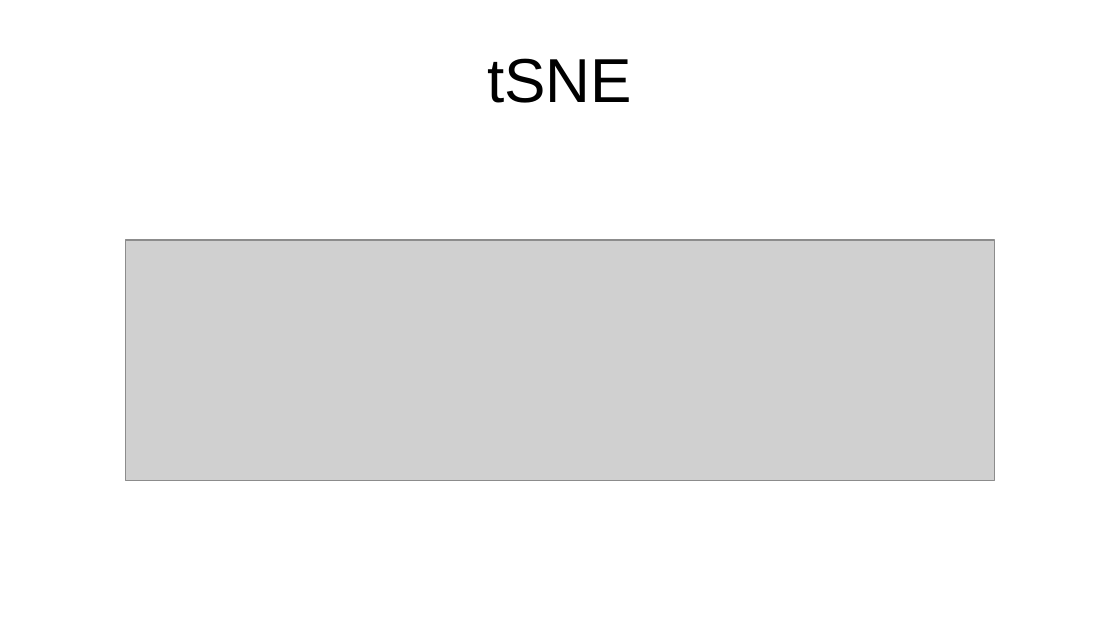
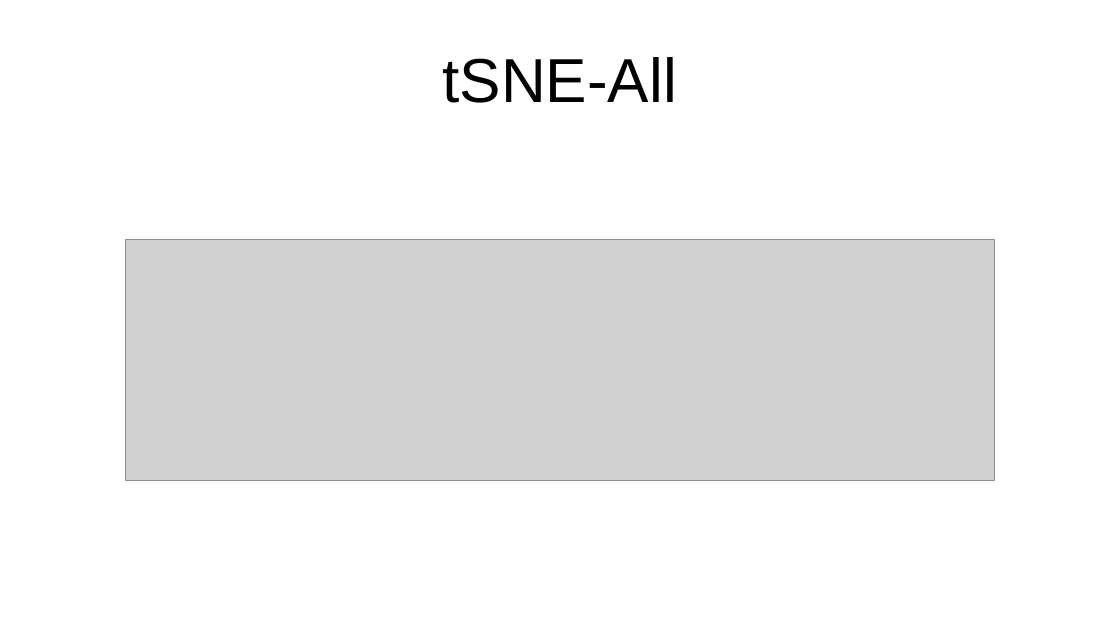
Before and after one commit to anabenitoterreros/TEPaat, a slide deck: slide 11 of reports/results_summary.pptx. Drawn at 1120x630 pixels with LibreOffice and Linux fonts; fonts in the diff are those of the drawing; grey boxes stand for pictures. Boxes give left, top, right and bottom in pixels: in the first picture for what was removed or moved away, otherwise in the second. Text is boxed around its words. In the diff, an @@ line names an element or a change of style, - is before the commit and + after.

```diff
--- a/reports/results_summary.pptx
+++ b/reports/results_summary.pptx
@@ title at [442, 57, 676, 103]: text changed @@
-tSNE
+tSNE-All
```
Also in this commit, not shown: 4 other slides changed, 10 slides added, 1 slide removed, 14 other files.
